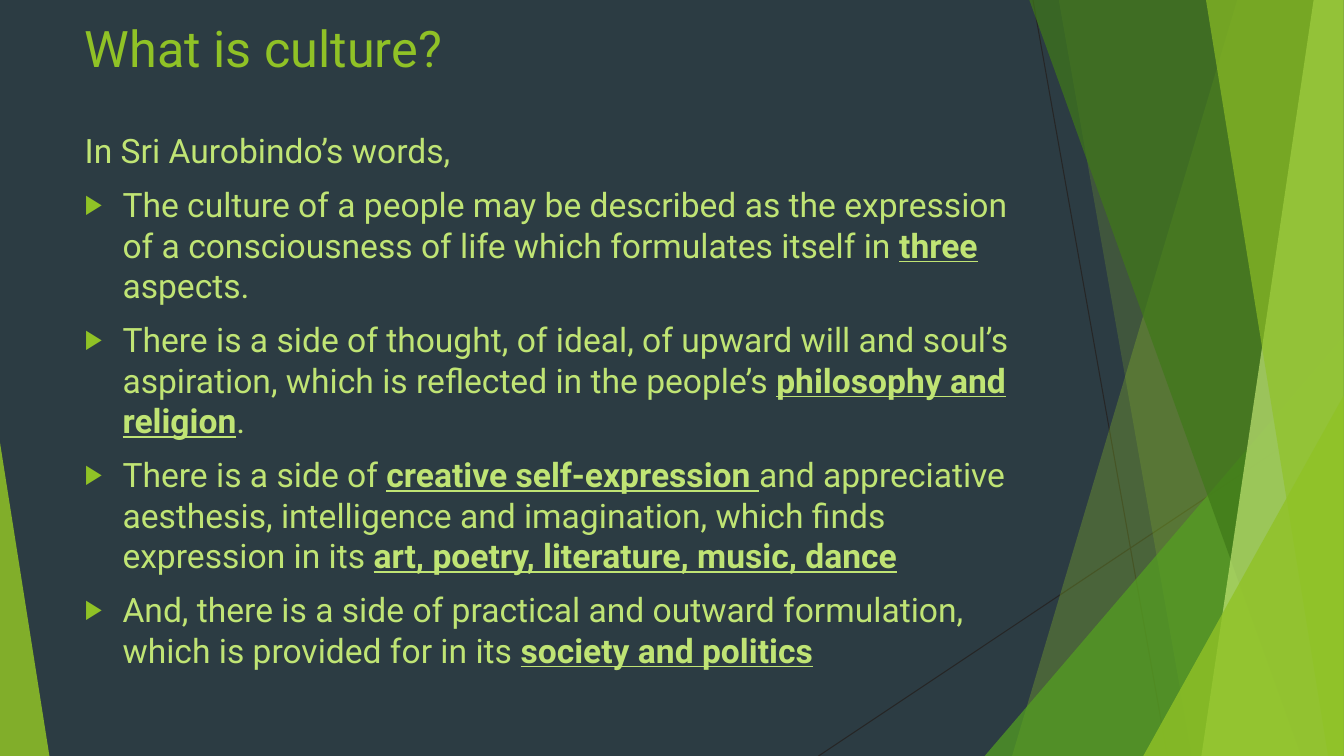
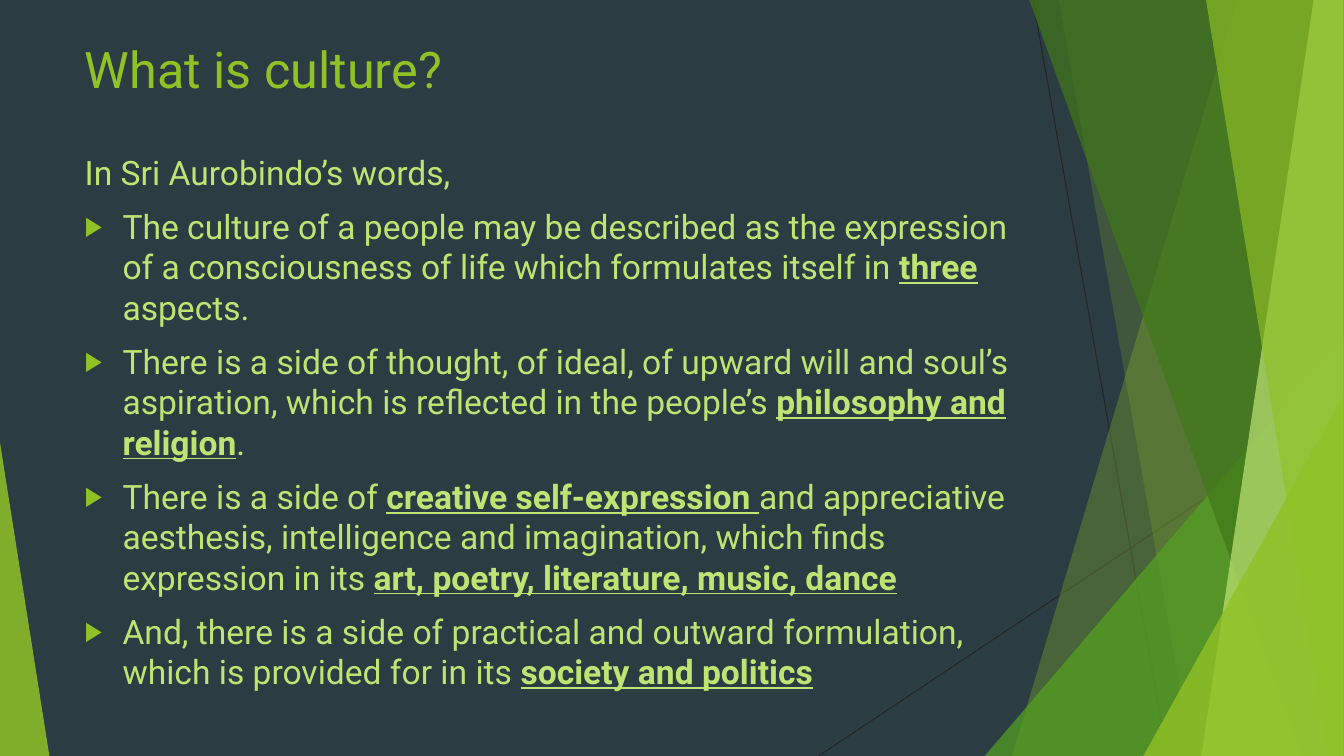
Before and after one commit to Force1ess/PPTAgent, a slide deck: slide 2 of pptagent/templates/default/source.pptx. Drawn at 1344x756 pixels with LibreOffice and Linux fonts; fonts in the diff are those of the drawing. Boxes give left, top, right and bottom in pixels: in the first picture for what was removed or moved away, otherwise in the second. Text is boxed around its words. In the diff, an @@ line names an element or a change of style, - is before the commit and + after.

```diff
--- a/pptagent/templates/default/source.pptx
+++ b/pptagent/templates/default/source.pptx
@@ title "What is culture?" at [85, 50, 442, 89]: vertical alignment top to middle @@
@@ text "In Sri Aurobindo’s words," at [85, 160, 1008, 691]: vertical alignment top to middle @@
```
Also in this commit, not shown: 6 other slides changed, 1 slide removed, 23 other files.
